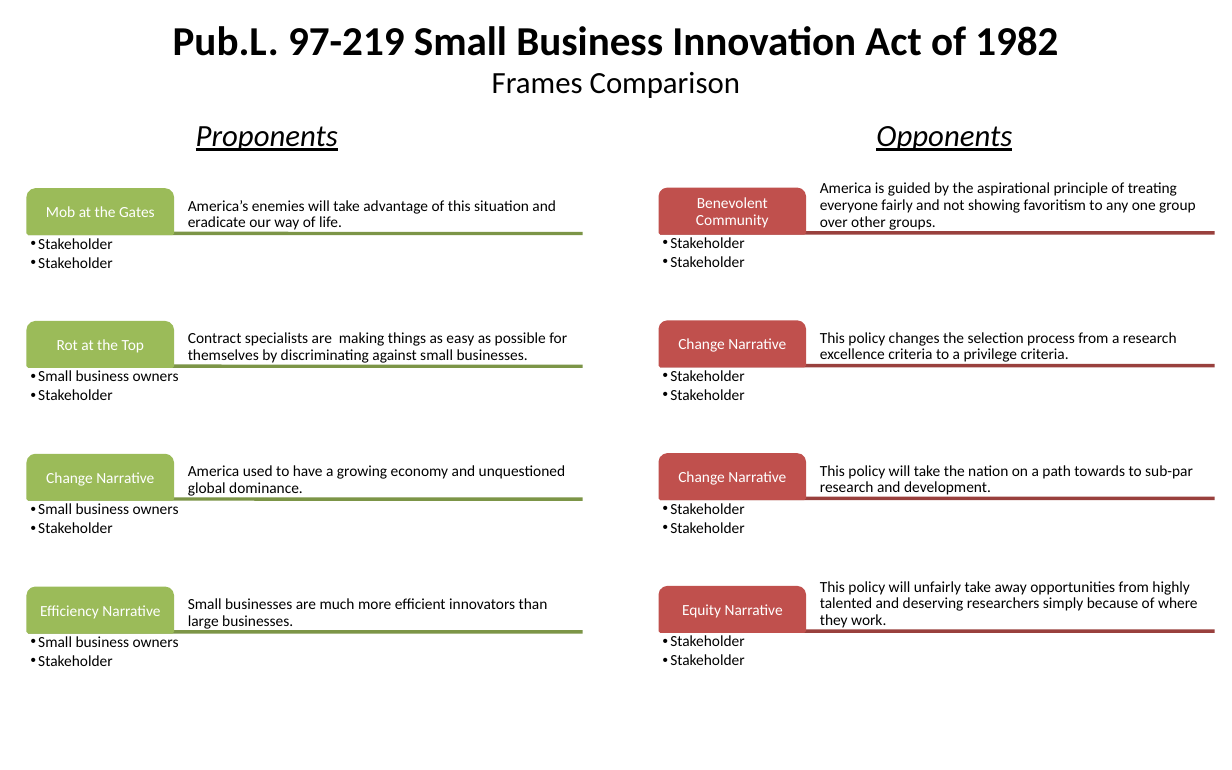
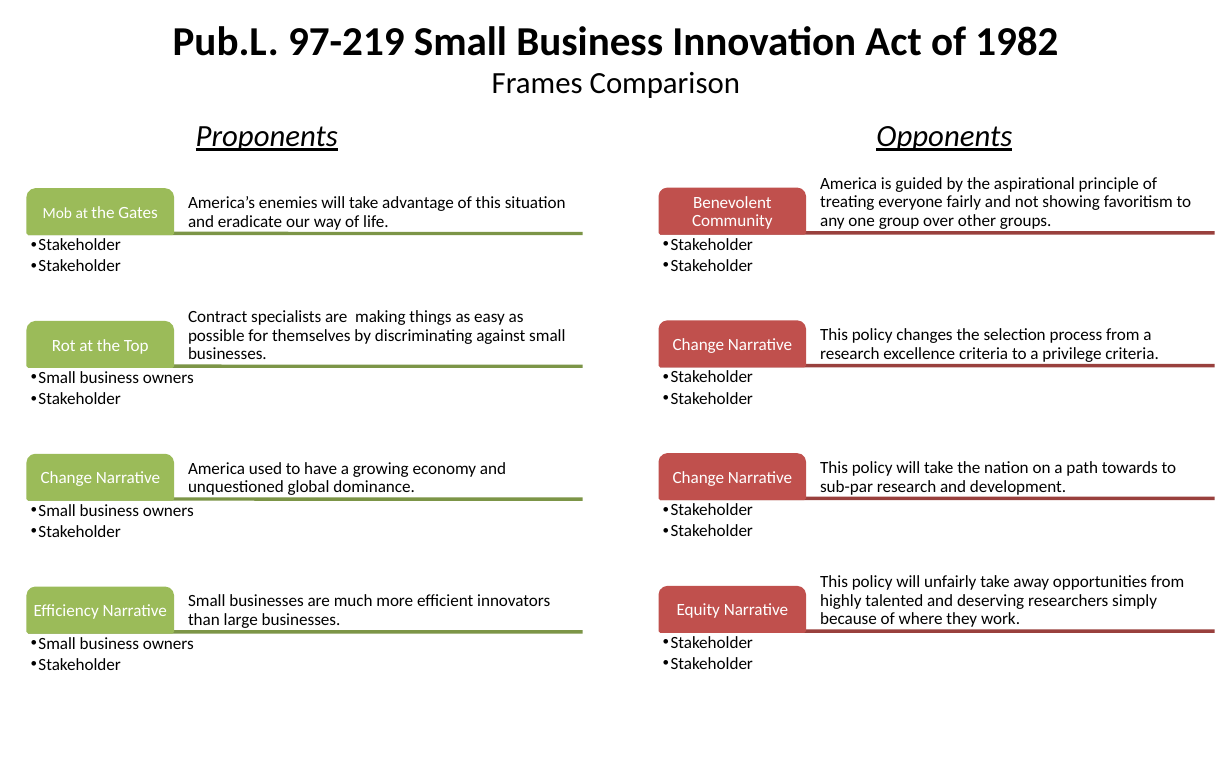
Before and after one commit to SLU-Courses-Townes/POLS6310, a slide deck: slide 2 of Assignments/Townes_POLS6310_Spring2019_Assignment01.pptx. Drawn at 1232x770 pixels with LibreOffice and Linux fonts; fonts in the diff are those of the drawing. Boxes give left, top, right and bottom in pixels: in the first picture for what was removed or moved away, otherwise in the second. Text is boxed around its words. In the diff, an @@ line names an element or a change of style, - is before the commit and + after.

```diff
--- a/Assignments/Townes_POLS6310_Spring2019_Assignment01.pptx
+++ b/Assignments/Townes_POLS6310_Spring2019_Assignment01.pptx
@@ text "Mob at the Gates" at <box>43,206,157,218</box>: size 9 to 10 pt in "the Gates" @@
@@ size 9 to 10 pt in 23 elements at <box>188,196,566,232</box>, <box>38,238,120,271</box>, <box>188,310,565,365</box>, <box>52,339,149,354</box>, <box>38,371,194,404</box>, <box>188,462,506,495</box>, <box>41,471,160,486</box>, <box>38,504,194,537</box>, <box>188,594,550,628</box>, <box>34,604,167,619</box>, <box>38,637,194,670</box>, <box>820,177,1192,229</box>, <box>692,196,773,229</box>, <box>671,238,753,271</box>, <box>820,328,1158,362</box>, <box>673,338,792,353</box>, <box>671,370,753,404</box>, <box>820,461,1177,497</box>, <box>673,471,792,486</box>, <box>671,503,753,536</box>, <box>820,575,1185,630</box>, <box>677,603,788,618</box>, <box>671,636,753,669</box> @@
```
Also in this commit, not shown: 1 other slide changed, 2 slides added, 1 slide removed.
